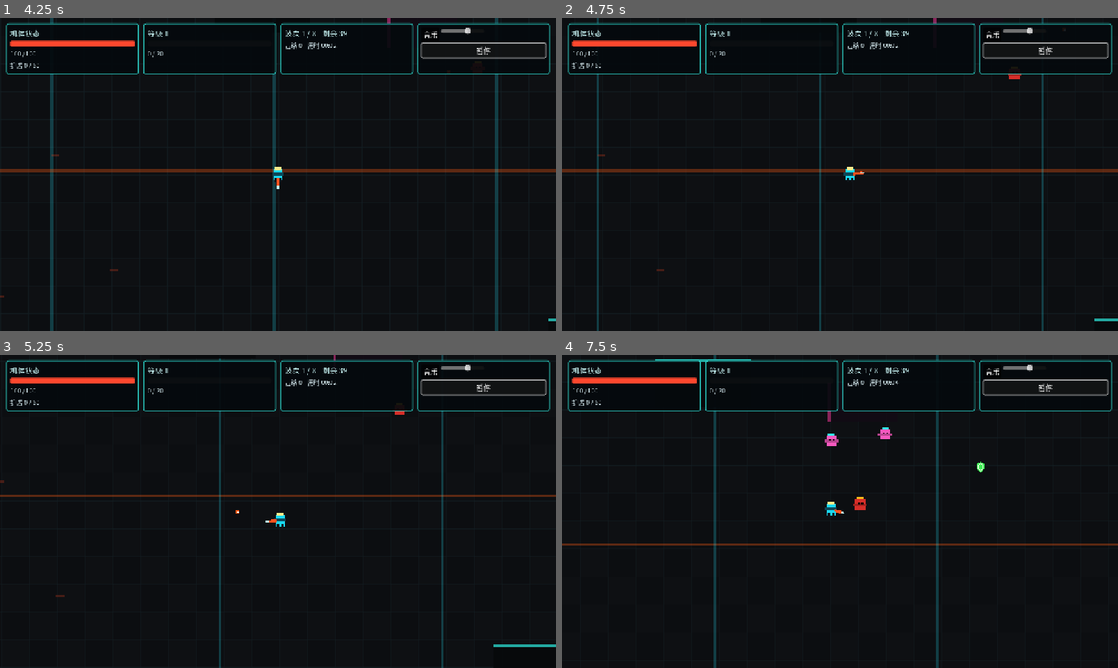
Above: before the commit, frames 1-4 (two rows, left to right).
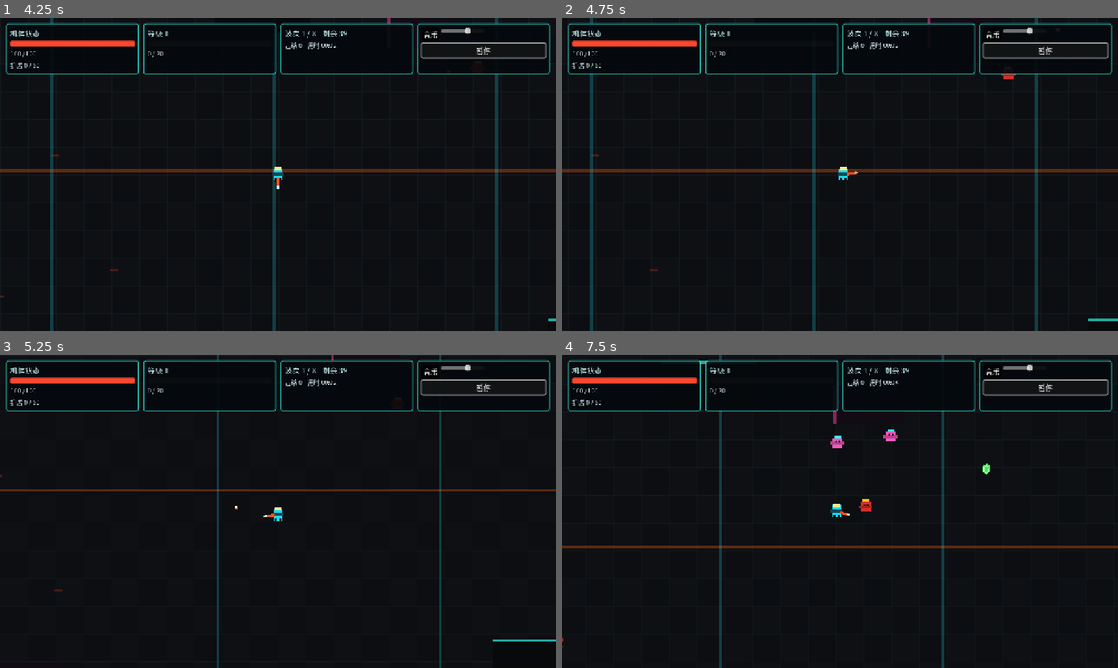
Above: after the commit, the same moments.

Repository: xiejiamincyq/2d-game
Game: Godot game, scene res://scenes/Main.tscn
The game is run twice, just before and just after one commit, with the same random seed, the same clock (stepped at 60 frames per second) and the same inputs.
Inputs (mouse positions are in pixels of both pictures, inside the frame that each line leads up to):
- Up to frame 1 (4.25 s): click "开始清剿" at 0.5 s; click "音乐" at 1.25 s; click "暂停" at 2 s; click "继续" at 2.75 s; click "继续" at 3.5 s
- Up to frame 2 (4.75 s): tap Enter at 4.25 s; move the mouse to (962, 158) at 4.27 s; hold D (move_right) from 4.28 s (still down); right-click (962, 158) at 4.35 s; tap Space at 4.52 s
- Up to frame 3 (5.25 s): move the mouse to (166, 527) at 5.02 s; release D (move_right) at 5.03 s; hold S (move_down) from 5.03 s (still down); click (166, 527) at 5.1 s
- Up to frame 4 (7.5 s): tap Space at 5.27, 5.75, 6.77 s; move the mouse to (895, 442) at 5.77 s; release S (move_down) at 5.78 s; hold D (move_right) 5.78-6.53 s; tap R at 5.85 s; move the mouse to (812, 574) at 6.52 s; hold W (move_up) 6.53-7.28 s; tap Enter at 6.6 s; move the mouse to (1006, 558) at 7.27 s; hold A (move_left) from 7.28 s (still down); tap 1 at 7.35 s

Frame 1 is identical in both runs. In frame 2, 2.7% of the frame differs, in the area x 5-96%, y 0-100%; in frame 3, 2.9%; in frame 4, 3.8%, in the area x 0-100%, y 0-100%.

Commit message:
feat: tighten movement and camera response

Diff:
--- a/scripts/Main.gd
+++ b/scripts/Main.gd
@@ -13,6 +13,8 @@
 const CameraEffectsScript = preload("res://scripts/effects/CameraEffects.gd")
 
 const WORLD_BOUNDS := Rect2(-1400, -900, 2800, 1800)
+const CAMERA_SMOOTHING_CANDIDATES: Array[float] = [0.0, 16.0, 20.0]
+const CAMERA_SMOOTHING_SPEED: float = 20.0
 
 enum RunState { START, PLAYING, UPGRADE, PAUSED, RESULT }
 
@@ -149,7 +151,7 @@
 	var camera := Camera2D.new()
 	camera.name = "PlayerCamera"
 	camera.position_smoothing_enabled = true
-	camera.position_smoothing_speed = 8.0
+	camera.position_smoothing_speed = CAMERA_SMOOTHING_SPEED
 	camera.limit_left = int(WORLD_BOUNDS.position.x)
 	camera.limit_top = int(WORLD_BOUNDS.position.y)
 	camera.limit_right = int(WORLD_BOUNDS.end.x)
--- a/scripts/actors/Player.gd
+++ b/scripts/actors/Player.gd
@@ -88,12 +88,15 @@
 		_update_dash(delta)
 	else:
 		var input_vector := Input.get_vector("move_left", "move_right", "move_up", "move_down")
-		velocity = input_vector * move_speed
-		move_and_slide()
-		_clamp_to_world_bounds()
+		_update_movement(input_vector)
 	_update_fire(delta, Input.is_action_pressed("fire"))
 	_update_passives(delta)
 	queue_redraw()
+
+func _update_movement(input_vector: Vector2) -> void:
+	velocity = input_vector.limit_length(1.0) * move_speed
+	move_and_slide()
+	_clamp_to_world_bounds()
 
 func _draw() -> void:
 	draw_rect(Rect2(-10, -14, 20, 28), Color(0.1, 0.85, 0.95))
--- /dev/null
+++ b/scripts/tests/MovementTest.gd
@@ -0,0 +1,85 @@
+extends SceneTree
+
+const MainScript = preload("res://scripts/Main.gd")
+const PlayerScript = preload("res://scripts/actors/Player.gd")
+const TestSupport = preload("res://scripts/tests/TestSupport.gd")
+
+var assertions := 0
+
+func _assert_true(condition: bool, message: String) -> bool:
+	assertions += 1
+	if condition:
+		return true
+	push_error("TEST FAIL: MovementTest: " + message)
+	paused = false
+	quit(1)
+	return false
+
+func _initialize() -> void:
+	for hz in [30, 60, 120]:
+		var player: Node = PlayerScript.new()
+		root.add_child(player)
+		await process_frame
+		player.set_physics_process(false)
+		player.world_bounds = Rect2(-1000.0, -1000.0, 2000.0, 2000.0)
+		var frame_ms := 1000.0 / float(hz)
+
+		player.velocity = Vector2.ZERO
+		player._update_movement(Vector2.RIGHT)
+		if not _assert_true(
+			is_equal_approx(player.velocity.x, player.move_speed) and frame_ms <= 50.0,
+			"%d Hz start response exceeded 50ms or missed full speed" % hz
+		):
+			return
+
+		player._update_movement(Vector2.ZERO)
+		if not _assert_true(
+			player.velocity == Vector2.ZERO and frame_ms <= 40.0,
+			"%d Hz stop response exceeded 40ms or retained velocity" % hz
+		):
+			return
+
+		player.velocity = Vector2.RIGHT * player.move_speed
+		player._update_movement(Vector2.LEFT)
+		if not _assert_true(
+			is_equal_approx(player.velocity.x, -player.move_speed) and frame_ms <= 70.0,
+			"%d Hz reverse response exceeded 70ms or retained forward velocity" % hz
+		):
+			return
+
+		player._update_movement(Vector2.ONE)
+		if not _assert_true(
+			is_equal_approx(player.velocity.length(), player.move_speed),
+			"%d Hz diagonal input changed top speed to %.3f" % [hz, player.velocity.length()]
+		):
+			return
+		player.queue_free()
+		await process_frame
+
+	var scene: Node = MainScript.new()
+	root.add_child(scene)
+	await process_frame
+	scene._start_run()
+	var camera: Camera2D = scene.player.get_node("PlayerCamera")
+	if not _assert_true(camera.position_smoothing_enabled, "recommended camera profile disabled smoothing"):
+		return
+	if not _assert_true(
+		is_equal_approx(camera.position_smoothing_speed, MainScript.CAMERA_SMOOTHING_SPEED),
+		"runtime camera did not use the selected smoothing speed"
+	):
+		return
+	if not _assert_true(
+		MainScript.CAMERA_SMOOTHING_CANDIDATES == [0.0, 16.0, 20.0]
+		and is_equal_approx(MainScript.CAMERA_SMOOTHING_SPEED, 20.0),
+		"camera A/B candidates or provisional selection changed"
+	):
+		return
+
+	TestSupport.stop_audio(scene.audio)
+	await create_timer(0.25).timeout
+	scene.queue_free()
+	paused = false
+	await process_frame
+	await process_frame
+	print("TEST PASS: MovementTest %d" % assertions)
+	quit(0)
Not shown, changed: scripts/tests/run_tests.ps1
